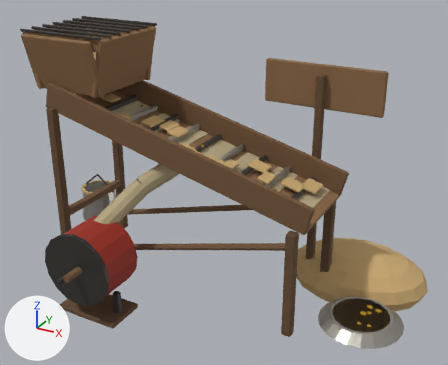
Before and after pictures for a commit that changed the glTF model public/models/Sifter.glb.
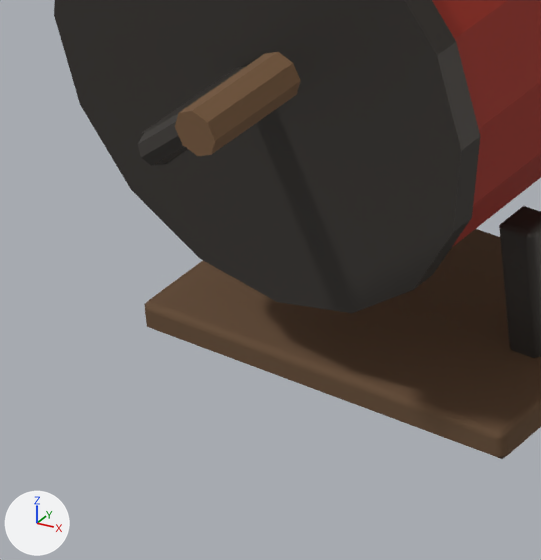
Old and new are each drawn whole from a 50 mm camera at (2.269, -3.62, 2.655) aimed at (0.276, 0.004, 0.844) and again close up on the part from 8% to 27% of the width and 71% to 94% of the height. Every picture has the same lights, and +X, +Y and +Z are marked at lower left. The older version's two pictures come first. Vertices at exactly the same position are counted once.

Names of what the first close-up shows: 'Sifter.001'.
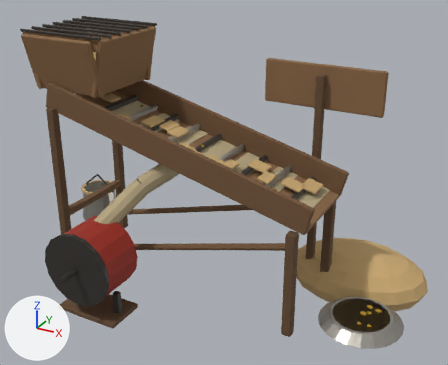
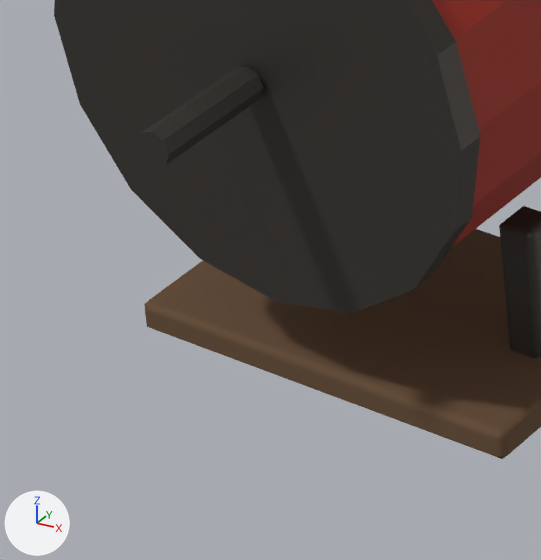
Boxes [x1, y1, x2, y2] around the edits, measured in the close-ups (541 x 560 px):
part 1 of me_sifter, deleted (brown)
    before: [175, 52, 301, 156]
part 2 of me_sifter, deleted
    before: [138, 114, 188, 166]

The change, as a diff of the scene's bpy script:
```diff
--- a/public/models/Sifter.glb.py
+++ b/public/models/Sifter.glb.py
@@ me_sifter @@
 # used by ob_sifter_001; location = (0.0, 0.0, 0.0)
-me_sifter.from_pydata(...)  # 2612 vertices, 4840 faces; spans x -1.48..1.7, y -1.21..1.02, z -0.22..1.87
+me_sifter.from_pydata(...)  # 2580 vertices, 4784 faces; spans x -1.48..1.7, y -1.09..1.02, z -0.22..1.87
+# me_sifter part 1: the loose piece of 16 vertices spanning x -0.2..-0.14, y -1.21..-1.09, z 0.54..0.58 is deleted
+# me_sifter part 2: the loose piece of 16 vertices spanning x -0.36..-0.16, y -1.11..-1.07, z 0.41..0.57 is deleted
 me_sifter.materials.append(mat_cgl_s_wood1)
```
